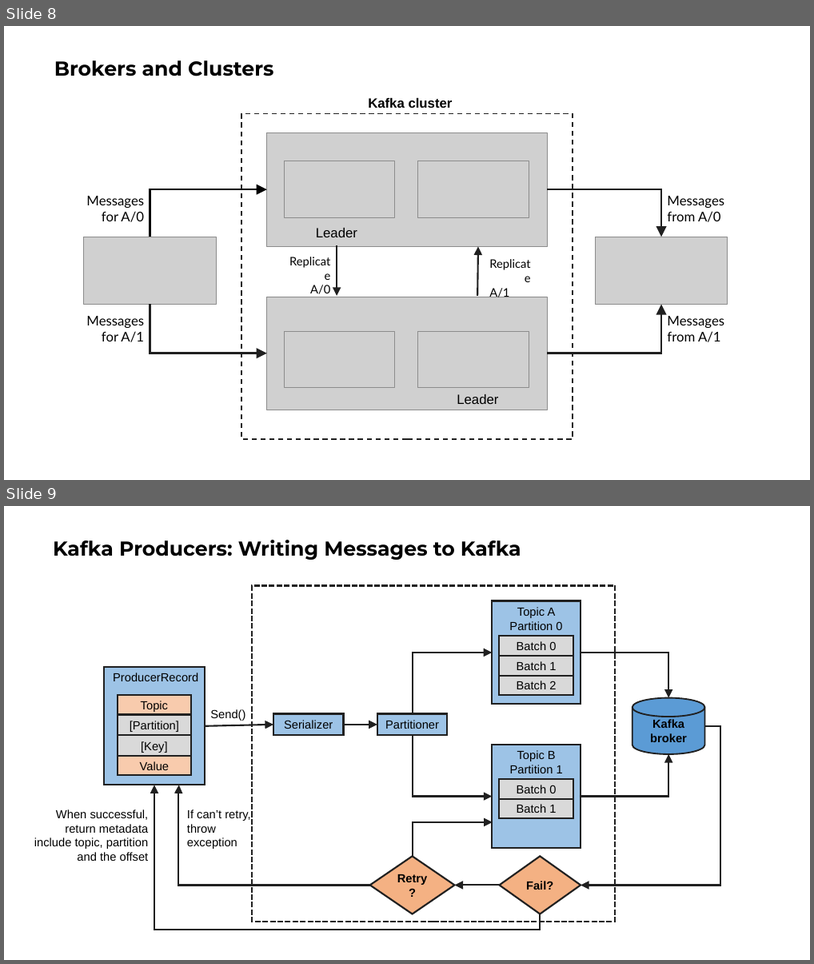
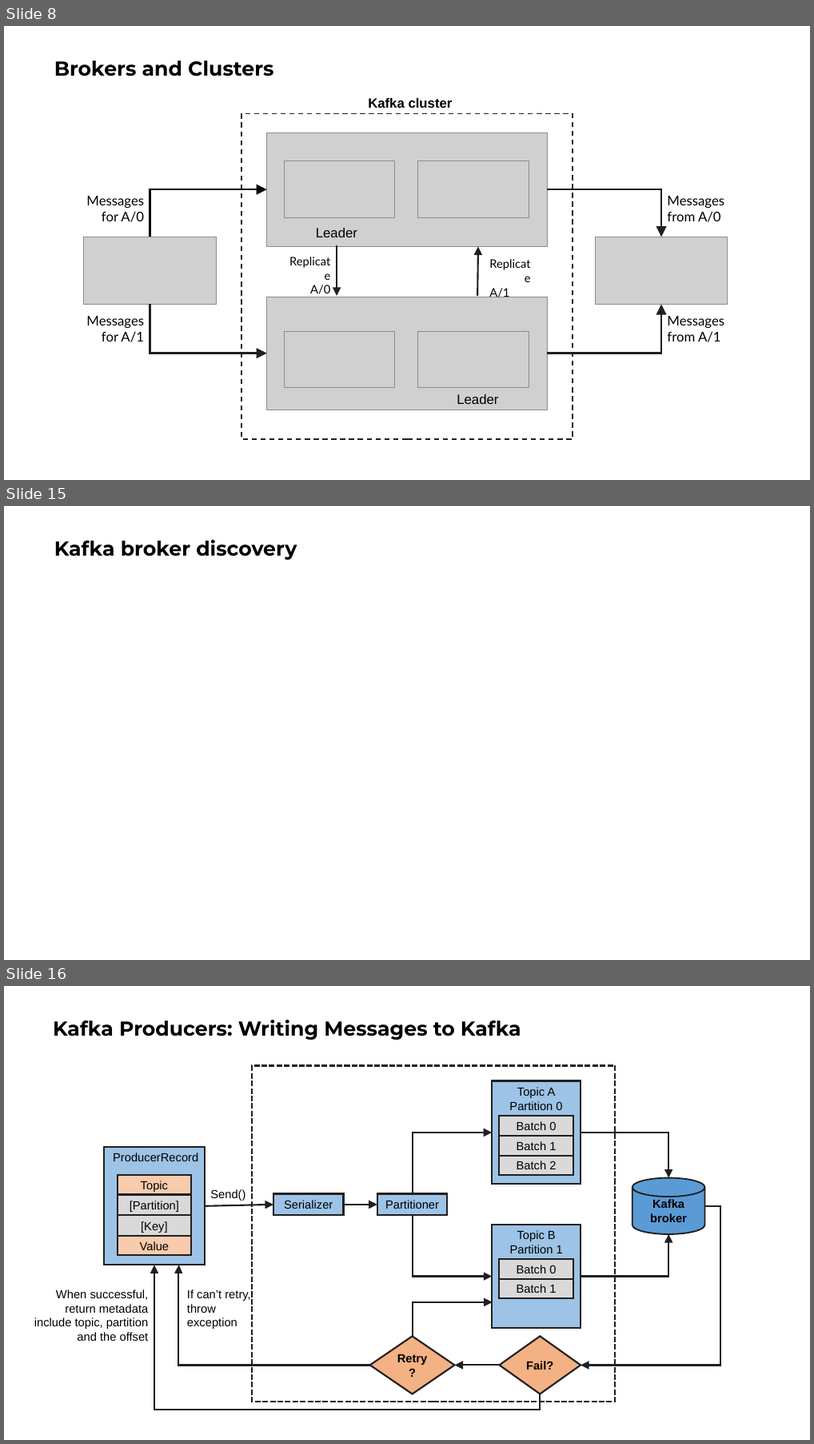
Before and after one commit to ngoctd314/tech-talk, a slide deck: kafka/slide.pptx. Shown one above the other, each under a label of ours: slides 8 and 9 before the commit, slides 8, 15 and 16 after it; the slides between them are not shown. The pictures are 814x964 and 814x1444 pixels, drawn with LibreOffice and Linux fonts; fonts in the diff are those of the drawing; grey boxes stand for pictures. Boxes give left, top, right and bottom in pixels: in the first picture for what was removed or moved away, otherwise in the second. Text is boxed around its words. In the diff, an @@ line names an element or a change of style, - is before the commit and + after.

```diff
--- a/kafka/slide.pptx
+++ b/kafka/slide.pptx
@@ slide 15 added at [4, 506, 810, 960], background #FFFFFF @@
@@ title added at [54, 540, 297, 560], 24 pt, text #000000, bold @@
+Kafka broker discovery
@@ what was slide 9 is now slide 16 @@
```
Also in this commit, not shown: 4 slides changed, 13 other slides added, 2 slides removed, 4 other files.
